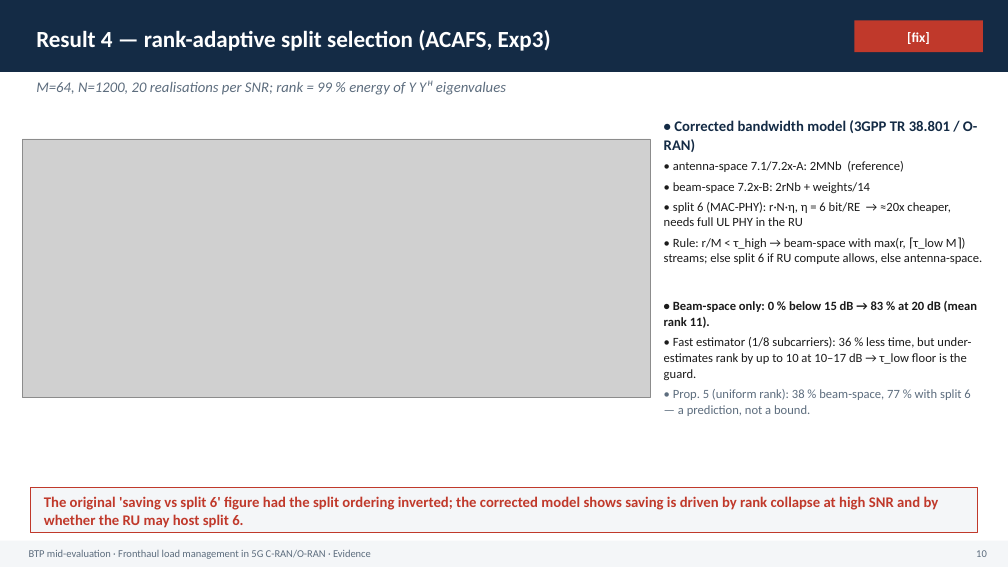
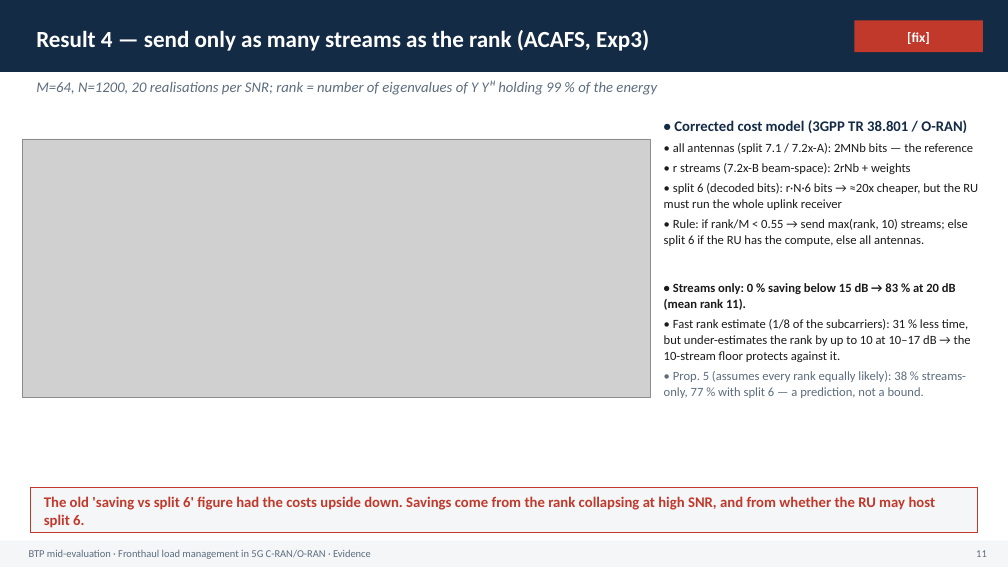
Before and after one commit to Harshvardhan-To1/BTP, a slide deck: slide 11 of docs/mid_evaluation.pptx (slide 10 before the commit). Drawn at 1008x567 pixels with LibreOffice and Linux fonts; fonts in the diff are those of the drawing; grey boxes stand for pictures. Boxes give left, top, right and bottom in pixels: in the first picture for what was removed or moved away, otherwise in the second. Text is boxed around its words. In the diff, an @@ line names an element or a change of style, - is before the commit and + after.

```diff
--- a/docs/mid_evaluation.pptx
+++ b/docs/mid_evaluation.pptx
@@ text at (x1=36, y1=30, x2=649, y2=51): text changed @@
-Result 4 — rank-adaptive split selection (ACAFS, Exp3)
+Result 4 — send only as many streams as the rank (ACAFS, Exp3)
@@ text at (x1=36, y1=80, x2=657, y2=95): text changed @@
-M=64, N=1200, 20 realisations per SNR; rank = 99 % energy of Y Yᴴ eigenvalues
+M=64, N=1200, 20 realisations per SNR; rank = number of eigenvalues of Y Yᴴ holding 99 % of the energy
@@ text at (x1=664, y1=120, x2=978, y2=398): text changed @@
-• Corrected bandwidth model (3GPP TR 38.801 / O-RAN)
-• antenna-space 7.1/7.2x-A: 2MNb (reference)
-• beam-space 7.2x-B: 2rNb + weights/14
-• split 6 (MAC-PHY): r·N·η, η = 6 bit/RE → ≈20x cheaper, needs full UL PHY in the RU
-• Rule: r/M < τ_high → beam-space with max(r, ⌈τ_low M⌉) streams; else split 6 if RU compute allows, else antenna-space.
-• Beam-space only: 0 % below 15 dB → 83 % at 20 dB (mean rank 11).
-• Fast estimator (1/8 subcarriers): 36 % less time, but under-estimates rank by up to 10 at 10–17 dB → τ_low floor is the guard.
-• Prop. 5 (uniform rank): 38 % beam-space, 77 % with split 6 — a prediction, not a bound.
+• Corrected cost model (3GPP TR 38.801 / O-RAN)
+• all antennas (split 7.1 / 7.2x-A): 2MNb bits — the reference
+• r streams (7.2x-B beam-space): 2rNb + weights
+• split 6 (decoded bits): r·N·6 bits → ≈20x cheaper, but the RU must run the whole uplink receiver
+• Rule: if rank/M < 0.55 → send max(rank, 10) streams; else split 6 if the RU has the compute, else all antennas.
+• Streams only: 0 % saving below 15 dB → 83 % at 20 dB (mean rank 11).
+• Fast rank estimate (1/8 of the subcarriers): 31 % less time, but under-estimates the rank by up to 10 at 10–17 dB → the 10-stream floor protects against it.
+• Prop. 5 (assumes every rank equally likely): 38 % streams-only, 77 % with split 6 — a prediction, not a bound.
@@ text at (x1=44, y1=496, x2=936, y2=528): text changed @@
-The original 'saving vs split 6' figure had the split ordering inverted; the corrected model shows saving is driven by rank collapse at high SNR and by whether the RU may host split 6.
+The old 'saving vs split 6' figure had the costs upside down. Savings come from the rank collapsing at high SNR, and from whether the RU may host split 6.
@@ text at (x1=976, y1=550, x2=987, y2=557): text changed @@
-10
+11
```
Also in this commit, not shown: 19 other slides changed, 2 slides added, 6 other files.
